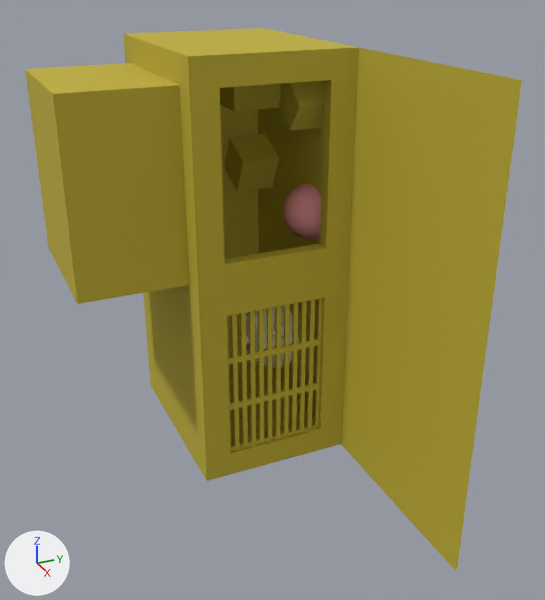
A saved change to the OBJ model meshes/room.obj.
Rendered twice from a 50 mm camera at (124.2, -54.2, 75.3) aimed at (35.2, -14.1, 30.8). Lighting does not change. The marker at lower left points along +X, +Y and +Z. Where no turn or scale is listed for an object, it has been applied to the vertices.

The first picture shows 'room'.
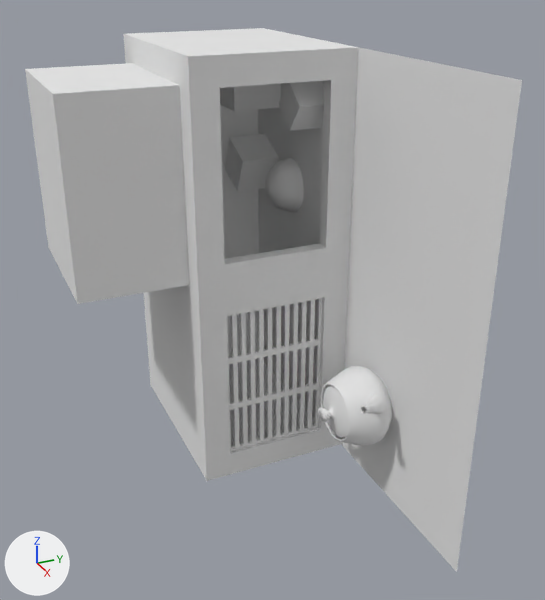
The change, as a diff of the scene's bpy script:
```diff
--- a/meshes/room.obj.py
+++ b/meshes/room.obj.py
@@ mat_green @@
+mat_green = principled_material('Green')
+mat_green.base_color = (0.8, 0.8, 0.8)  # white #e7e7e7
+mat_green.roughness = 1.0
@@ mat_red @@
+mat_red = principled_material('Red')
+mat_red.base_color = (0.8, 0.8, 0.8)  # white #e7e7e7
+mat_red.roughness = 1.0
@@ mat_wall @@
+mat_wall = principled_material('Wall')
+mat_wall.base_color = (0.8, 0.8, 0.8)  # white #e7e7e7
+mat_wall.roughness = 1.0
@@ mat_floor @@
+mat_floor = principled_material('Floor')
+mat_floor.base_color = (0.8, 0.8, 0.8)  # white #e7e7e7
+mat_floor.roughness = 1.0
@@ me_room @@
 # used by ob_room; location = (0.0, 0.0, 0.0)
-me_room.from_pydata(...)  # 1156 vertices, 2311 faces; spans x 0.0..64.0, y -40.0..0.0, z 0.0..64.0
-me_room.materials.append(mat_wire_224086086)  # pink #f19d9d
+me_room.from_pydata(...)  # 1156 vertices, 2311 faces; spans x 0.0..64.0, y -40.0..0.2, z 0.0..64.0
+# me_room part 1: the loose piece of 257 vertices spanning x 18.6..27.4, y -6.4..-2.0, z 34.3..43.0 is moved by (-7.0, 0.0, 2.5), in mat_floor (white #e7e7e7)
+# me_room part 2: the loose piece of 72 vertices spanning x 19.1..24.2, y -9.4..-3.8, z 15.6..19.8 is copied, and the copy is moved by (26.4, 2.2, 0.0), in mat_wall (white #e7e7e7); it spans x 45.5..50.6, y -7.2..-1.6, z 15.6..19.8
+# me_room part 3: the loose piece of 129 vertices spanning x 11.7..19.4, y -11.4..-9.2, z 10.3..18.0 is moved by (26.4, 2.2, 0.0), in mat_wall (white #e7e7e7)
+# me_room part 4: the loose piece of 328 vertices spanning x 7.8..21.5, y -9.5..-2.0, z 8.2..20.1 is deleted
+# me_room part 5: 28 vertices moved from x 22.1..24.2, y -9.4..-6.5, z 17.4..19.7 to x 36.5..39.6, y -7.3..-3.5, z 11.2..19.1; 44 vertices removed from x 19.1..23.8, y -9.4..-3.8, z 15.6..19.8; 300 vertices added at x 34.2..47.9, y -7.3..0.2, z 8.2..20.1
+# me_room part 6: 114 faces spanning x 0.0..32.0, y -40.0..0.0, z 0.0..64.0 switch from mat_wire_135110008 (yellow #c0af32) to mat_wall (white #e7e7e7)
+# me_room part 7: 13 faces spanning x 0.0..64.0, y -24.0..0.0, z 0.0..64.0 switch from mat_wire_135110008 (yellow #c0af32) to mat_floor (white #e7e7e7)
+# me_room part 8: 4 faces spanning x 2.0, y -20.0..-2.0, z 2.0..62.0 switch from mat_wire_135110008 (yellow #c0af32) to mat_red (white #e7e7e7)
+# me_room part 9: 708 faces spanning x 2.3..31.2, y -20.0..-2.0, z 4.0..60.8 switch from mat_wire_135110008 (yellow #c0af32) to mat_green (white #e7e7e7)
+# me_room part 10: 36 faces spanning x 36.5..39.6, y -7.3..-3.5, z 11.2..19.1 switch from mat_wire_228214153 (beige #f3eccb) to mat_wall (white #e7e7e7)
```

Location of each change, (x1, y1, x2, y2) in pixels of the pictures (545 x 600 px; the box of a moved part takes in the faces that stretch with it):
part 1 of me_room, moved or reshaped: before (283, 184, 321, 239); after (265, 158, 304, 212)
part 2 of me_room, added: after (361, 394, 385, 414)
part 3 of me_room, moved or reshaped: before (239, 318, 258, 361); after (320, 386, 348, 438)
part 4 of me_room, deleted: before (246, 306, 299, 368)
part 5 of me_room, built on: before (272, 322, 291, 338); after (318, 366, 392, 446)
part 6 of me_room, recoloured (yellow to white): (25, 28, 359, 481) in both
part 7 of me_room, recoloured (yellow to white): (123, 34, 522, 572) in both
part 8 of me_room, recoloured (yellow to white): (220, 105, 259, 357) in both
part 9 of me_room, recoloured (yellow to white): (220, 81, 324, 451) in both
part 10 of me_room, recoloured: after (321, 374, 338, 408)
